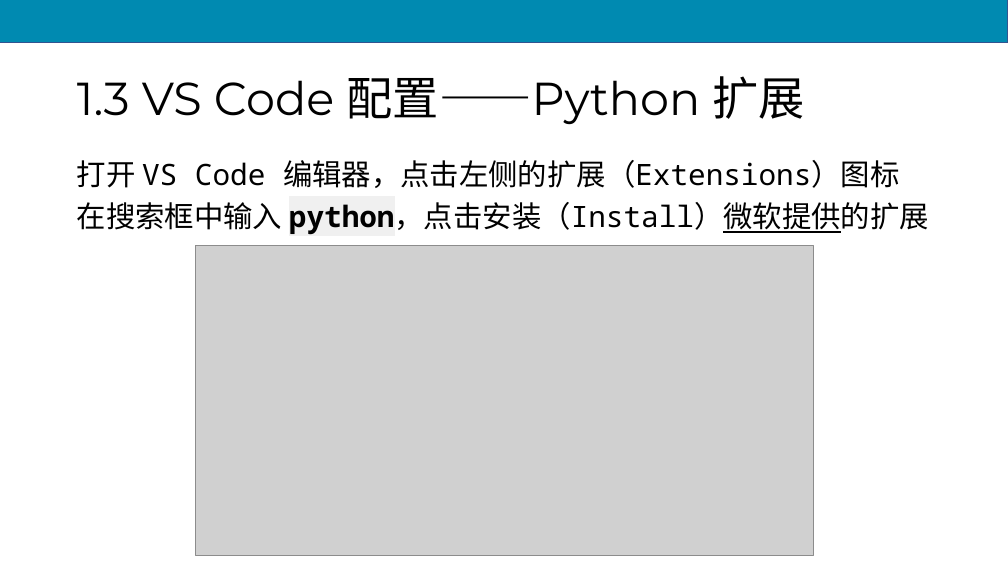
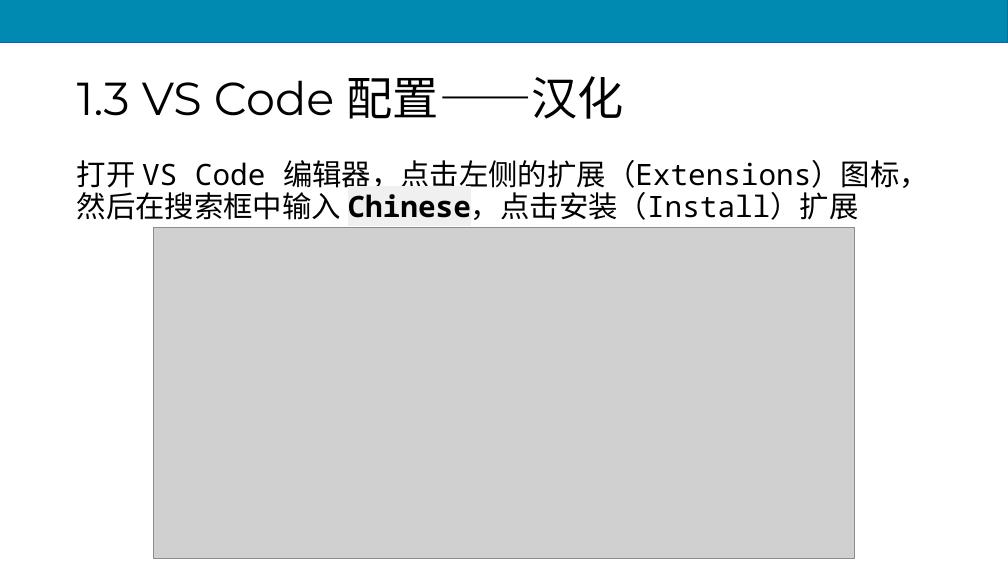
Before and after one commit to scruel/pcc_3e_slides, a slide deck: slide 13 of PPT/python1.pptx. Drawn at 1008x567 pixels with LibreOffice and Linux fonts; fonts in the diff are those of the drawing; grey boxes stand for pictures. Boxes give left, top, right and bottom in pixels: in the first picture for what was removed or moved away, otherwise in the second. Text is boxed around its words. In the diff, an @@ line names an element or a change of style, - is before the commit and + after.

```diff
--- a/PPT/python1.pptx
+++ b/PPT/python1.pptx
@@ title at bbox=[77, 76, 624, 119]: text changed @@
-1.3 VS Code 配置——Python 扩展
+1.3 VS Code 配置——汉化
@@ text at bbox=[77, 160, 929, 220]: text changed @@
-打开 VS Code 编辑器，点击左侧的扩展（Extensions）图标
-在搜索框中输入 python，点击安装（Install）微软提供的扩展
+打开 VS Code 编辑器，点击左侧的扩展（Extensions）图标，然后在搜索框中输入 Chinese，点击安装（Install）扩展
@@ picture: place and size @@
-picture at bbox=[195, 245, 813, 555]
+picture at bbox=[154, 228, 855, 558]
```
Also in this commit, not shown: 10 other slides changed, 7 slides added, 17 other files.
